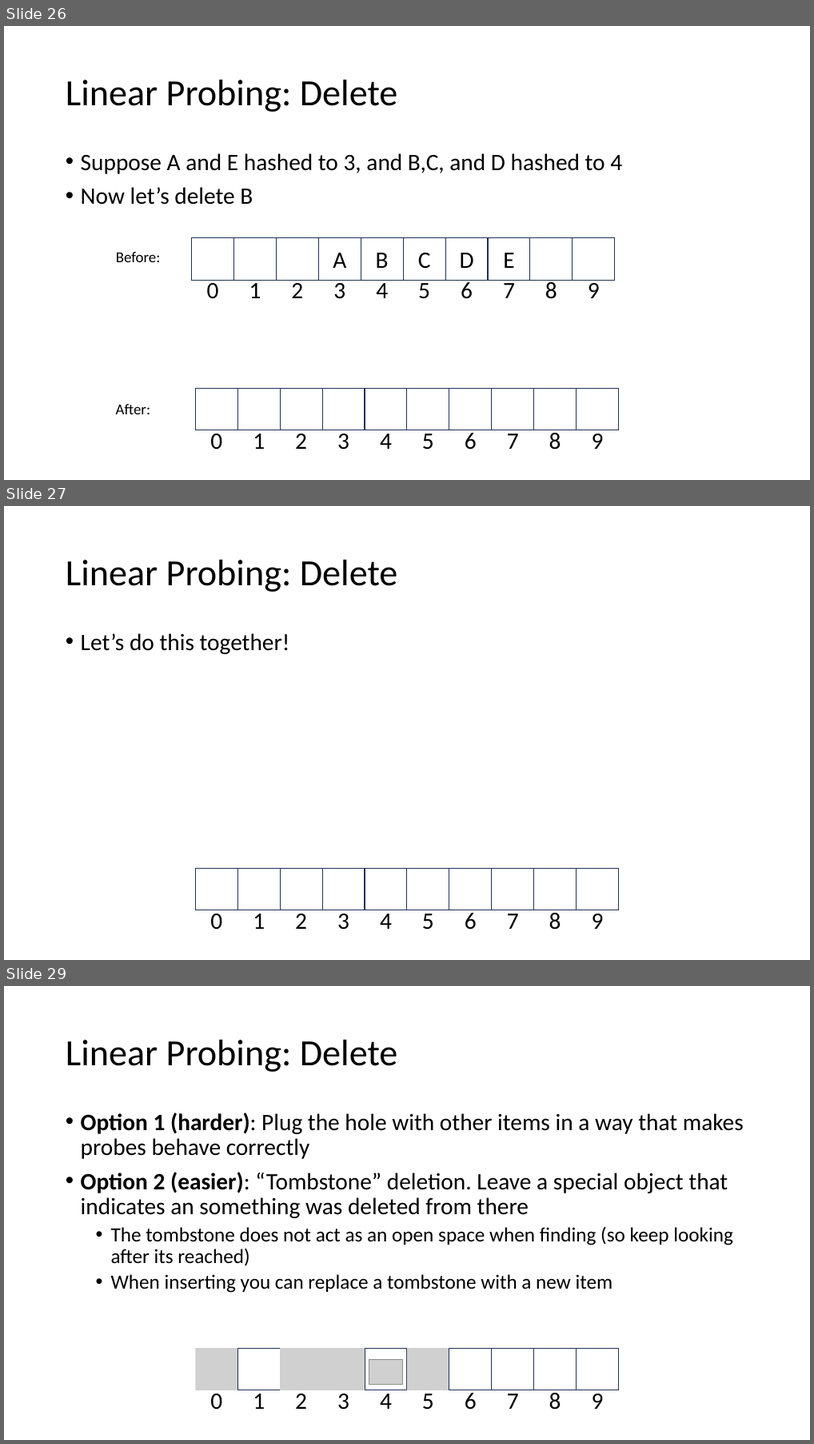
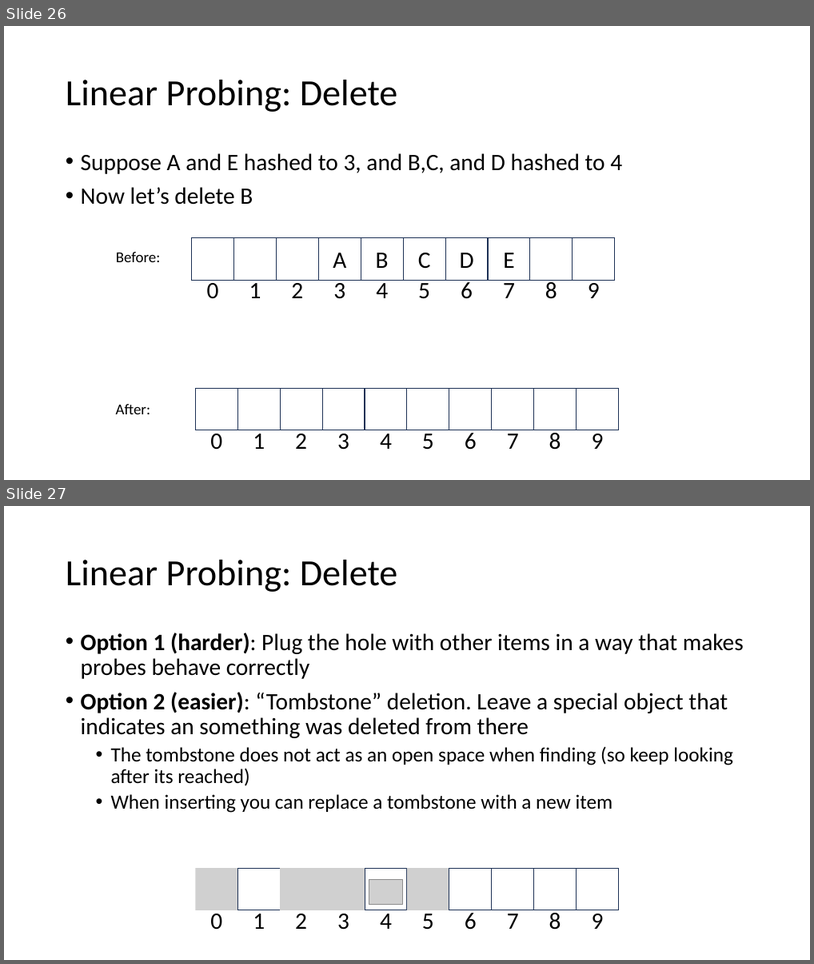
Before and after one commit to natebrunelle/cse332, a slide deck: markdown/files/slides/lecture11_hashtables2.pptx. Shown one above the other, each under a label of ours: slides 26, 27 and 29 before the commit, slides 26 and 27 after it; the slides between them are not shown. The pictures are 814x1444 and 814x964 pixels, drawn with LibreOffice and Linux fonts; fonts in the diff are those of the drawing; grey boxes stand for pictures. Boxes give left, top, right and bottom in pixels: in the first picture for what was removed or moved away, otherwise in the second. Text is boxed around its words. In the diff, an @@ line names an element or a change of style, - is before the commit and + after.

```diff
--- a/markdown/files/slides/lecture11_hashtables2.pptx
+++ b/markdown/files/slides/lecture11_hashtables2.pptx
@@ slide 27 removed at box(4, 506, 810, 960), background #FFFFFF @@
@@ title removed at box(66, 560, 398, 592) @@
-Linear Probing: Delete
@@ text removed at box(81, 633, 290, 654) @@
-• Let’s do this together!
@@ group removed at box(196, 868, 619, 929): 10 rectangles, 10 texts @@
-0
-1
-2
-3
-4
-5
-6
-7
-8
-9
@@ what was slide 29 is now slide 27 @@
```
Also in this commit, not shown: 1 other slide removed, 3 other files.
